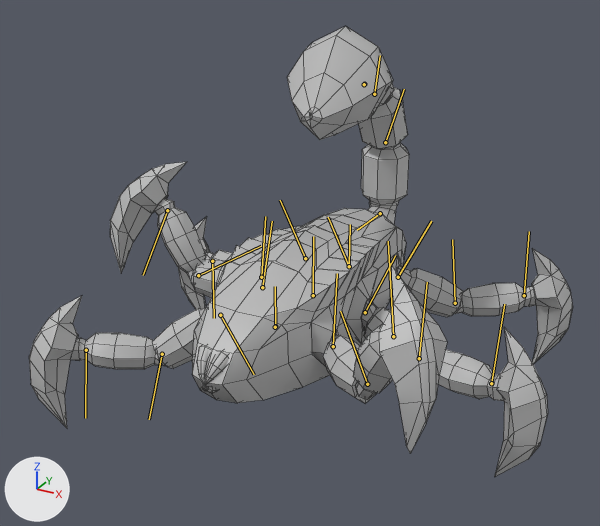
The FBX model Assets/IsaacB/IsaacAssets/ScorpionFinal.fbx: old version first, new version second.
One viewpoint serves both versions: a 50 mm lens placed at (3.96, -7.7, 4.12), pointed at (-0.08, -0.36, 0.45). Lighting does not change. The marker at lower left points along +X, +Y and +Z. Both versions are drawn at frame 12 of the action 'Take 001'; the numbers are the values there. The bones that bend it are drawn over the model as lines. Mesh edges are drawn as thin lines.

Names of what the first picture shows: 'Scorpion'.
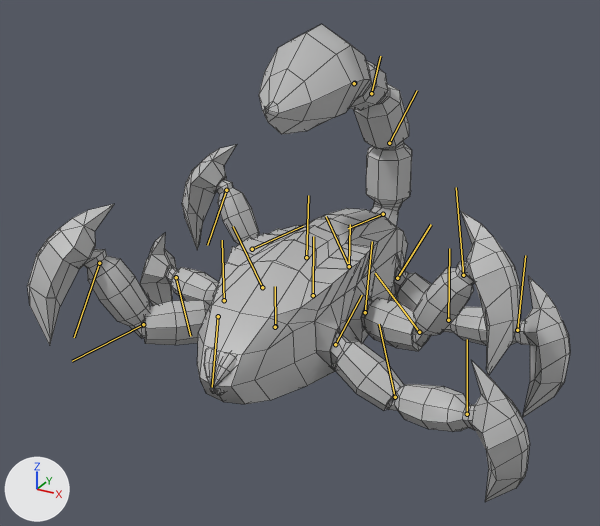
The change, as a diff of the scene's bpy script:
```diff
--- a/Assets/IsaacB/IsaacAssets/ScorpionFinal.fbx.py
+++ b/Assets/IsaacB/IsaacAssets/ScorpionFinal.fbx.py
@@ bone_spine_back @@
 bone_spine_back = bpy.data.objects['Armature'].pose.bones['spine_back']
-bone_spine_back.rotation_quaternion = (1.0, 0.0, 0.019, 0.0)  # degrees (0, 2, 0)
+bone_spine_back.rotation_quaternion = (1.0, 0.0, 0.0, 0.0)  # degrees (0, 0, 0)
@@ bone_spine_middle @@
 bone_spine_middle = bpy.data.objects['Armature'].pose.bones['spine_middle']  # child of 'spine_back'
-bone_spine_middle.location = (-0.1, 0.0, 3.6)
-bone_spine_middle.rotation_quaternion = (1.0, 0.0, -0.019, 0.0)  # degrees (0, -2, 0)
+bone_spine_middle.location = (0.0, 0.0, 0.0)
+bone_spine_middle.rotation_quaternion = (1.0, 0.0, 0.0, 0.0)  # degrees (0, 0, 0)
@@ bone_spine_front @@
 bone_spine_front = bpy.data.objects['Armature'].pose.bones['spine_front']  # child of 'spine_middle'
-bone_spine_front.rotation_quaternion = (1.0, 0.0, -0.012, 0.0)  # degrees (0, -1, 0)
+bone_spine_front.rotation_quaternion = (1.0, 0.0, 0.025, 0.0)  # degrees (0, 3, 0)
@@ bone_left_leg_front1 @@
 bone_left_leg_front1 = bpy.data.objects['Armature'].pose.bones['left_leg_front1']  # child of 'spine_front'
-bone_left_leg_front1.rotation_quaternion = (0.938, -0.003, -0.339, 0.071)  # degrees (-4, -39, 10)
+bone_left_leg_front1.rotation_quaternion = (0.978, 0.096, -0.1, -0.158)  # degrees (13, -9, -19)
@@ bone_left_leg_front2 @@
 bone_left_leg_front2 = bpy.data.objects['Armature'].pose.bones['left_leg_front2']  # child of 'left_leg_front1'
-bone_left_leg_front2.rotation_quaternion = (0.878, -0.001, 0.0, 0.479)  # degrees (0, 0, 57)
+bone_left_leg_front2.rotation_quaternion = (0.945, 0.0, 0.0, 0.328)  # degrees (0, 0, 38)
@@ bone_left_leg_front3 @@
 bone_left_leg_front3 = bpy.data.objects['Armature'].pose.bones['left_leg_front3']  # child of 'left_leg_front2'
-bone_left_leg_front3.rotation_quaternion = (0.963, 0.007, 0.0, -0.269)  # degrees (1, 0, -31)
+bone_left_leg_front3.rotation_quaternion = (1.0, 0.0, 0.0, 0.0)  # degrees (0, 0, 0)
@@ bone_right_leg_front1 @@
 bone_right_leg_front1 = bpy.data.objects['Armature'].pose.bones['right_leg_front1']  # child of 'spine_front'
-bone_right_leg_front1.rotation_quaternion = (0.93, 0.018, -0.283, -0.235)  # degrees (11, -31, -32)
+bone_right_leg_front1.rotation_quaternion = (0.926, -0.128, -0.354, 0.033)  # degrees (-20, -40, 11)
@@ bone_right_leg_front2 @@
 bone_right_leg_front2 = bpy.data.objects['Armature'].pose.bones['right_leg_front2']  # child of 'right_leg_front1'
-bone_right_leg_front2.rotation_quaternion = (0.941, 0.0, 0.0, 0.338)  # degrees (0, 0, 40)
+bone_right_leg_front2.rotation_quaternion = (0.866, 0.0, 0.0, 0.501)  # degrees (0, 0, 60)
@@ bone_right_leg_front3 @@
 bone_right_leg_front3 = bpy.data.objects['Armature'].pose.bones['right_leg_front3']  # child of 'right_leg_front2'
-bone_right_leg_front3.rotation_quaternion = (0.997, -0.002, 0.0, 0.082)  # degrees (0, 0, 9)
+bone_right_leg_front3.rotation_quaternion = (0.971, 0.006, 0.0, -0.24)  # degrees (1, 0, -28)
@@ bone_left_leg_middle1 @@
 bone_left_leg_middle1 = bpy.data.objects['Armature'].pose.bones['left_leg_middle1']  # child of 'spine_middle'
-bone_left_leg_middle1.rotation_quaternion = (0.985, -0.034, -0.11, -0.128)  # degrees (-2, -13, -14)
+bone_left_leg_middle1.rotation_quaternion = (0.972, -0.091, -0.192, 0.097)  # degrees (-13, -21, 14)
@@ bone_left_leg_middle2 @@
 bone_left_leg_middle2 = bpy.data.objects['Armature'].pose.bones['left_leg_middle2']  # child of 'left_leg_middle1'
-bone_left_leg_middle2.rotation_quaternion = (0.98, 0.0, 0.0, 0.198)  # degrees (0, 0, 23)
+bone_left_leg_middle2.rotation_quaternion = (0.883, -0.001, 0.0, 0.469)  # degrees (0, 0, 56)
@@ bone_left_leg_middle3 @@
 bone_left_leg_middle3 = bpy.data.objects['Armature'].pose.bones['left_leg_middle3']  # child of 'left_leg_middle2'
-bone_left_leg_middle3.rotation_quaternion = (0.997, -0.002, 0.0, 0.079)  # degrees (0, 0, 9)
+bone_left_leg_middle3.rotation_quaternion = (0.963, 0.007, 0.0, -0.27)  # degrees (1, 0, -31)
@@ bone_right_leg_middle1 @@
 bone_right_leg_middle1 = bpy.data.objects['Armature'].pose.bones['right_leg_middle1']  # child of 'spine_middle'
-bone_right_leg_middle1.rotation_quaternion = (0.976, 0.127, 0.148, 0.094)  # degrees (17, 15, 13)
+bone_right_leg_middle1.rotation_quaternion = (0.976, -0.008, -0.096, -0.194)  # degrees (1, -11, -23)
@@ bone_right_leg_middle2 @@
 bone_right_leg_middle2 = bpy.data.objects['Armature'].pose.bones['right_leg_middle2']  # child of 'right_leg_middle1'
-bone_right_leg_middle2.rotation_quaternion = (0.889, 0.001, 0.0, 0.458)  # degrees (0, 0, 54)
+bone_right_leg_middle2.rotation_quaternion = (0.956, 0.0, 0.0, 0.292)  # degrees (0, 0, 34)
@@ bone_right_leg_middle3 @@
 bone_right_leg_middle3 = bpy.data.objects['Armature'].pose.bones['right_leg_middle3']  # child of 'right_leg_middle2'
-bone_right_leg_middle3.rotation_quaternion = (0.973, 0.006, 0.0, -0.229)  # degrees (1, 0, -26)
+bone_right_leg_middle3.rotation_quaternion = (1.0, 0.0, 0.0, 0.0)  # degrees (0, 0, 0)
@@ bone_left_leg_back1 @@
 bone_left_leg_back1 = bpy.data.objects['Armature'].pose.bones['left_leg_back1']  # child of 'spine_back'
-bone_left_leg_back1.rotation_quaternion = (0.959, -0.07, 0.227, -0.157)  # degrees (-13, 24, -21)
+bone_left_leg_back1.rotation_quaternion = (0.982, -0.072, -0.095, -0.146)  # degrees (-7, -12, -16)
@@ bone_right_leg_back @@
 bone_right_leg_back = bpy.data.objects['Armature'].pose.bones['right_leg_back']  # child of 'spine_back'
-bone_right_leg_back.rotation_quaternion = (0.976, 0.063, -0.046, -0.205)  # degrees (8, -4, -24)
+bone_right_leg_back.rotation_quaternion = (0.996, 0.073, 0.017, 0.048)  # degrees (9, 1, 6)
@@ bone_right_leg_back1 @@
 bone_right_leg_back1 = bpy.data.objects['Armature'].pose.bones['right_leg_back1']  # child of 'right_leg_back'
-bone_right_leg_back1.rotation_quaternion = (0.958, 0.0, 0.0, 0.287)  # degrees (0, 0, 33)
+bone_right_leg_back1.rotation_quaternion = (0.863, 0.001, 0.0, 0.505)  # degrees (0, 0, 61)
@@ bone_right_leg_back2 @@
 bone_right_leg_back2 = bpy.data.objects['Armature'].pose.bones['right_leg_back2']  # child of 'right_leg_back1'
-bone_right_leg_back2.rotation_quaternion = (1.0, 0.0, 0.0, 0.011)  # degrees (0, 0, 1)
+bone_right_leg_back2.rotation_quaternion = (0.955, 0.008, 0.0, -0.296)  # degrees (1, 0, -34)
@@ bone_tail1 @@
 bone_tail1 = bpy.data.objects['Armature'].pose.bones['tail1']  # child of 'joint1'
-bone_tail1.rotation_quaternion = (0.999, 0.033, 0.004, 0.0)  # degrees (4, 0, 0)
+bone_tail1.rotation_quaternion = (0.999, -0.034, -0.004, 0.0)  # degrees (-4, 0, 0)
@@ bone_tail3 @@
 bone_tail3 = bpy.data.objects['Armature'].pose.bones['tail3']  # child of 'tail2'
-bone_tail3.rotation_quaternion = (1.0, 0.007, 0.014, -0.002)  # degrees (1, 2, 0)
+bone_tail3.rotation_quaternion = (1.0, 0.0, 0.0, 0.0)  # degrees (0, 0, 0)
```

Pixel boxes [x1, y1, x2, y2] of what changed, in the pictures (600 x 526 px):
'Scorpion', posed (6% taller): before [29, 26, 573, 476]; after [27, 24, 570, 502]
bone 'left_leg_front1', root to tip: before (333, 346) to (337, 273); after (335, 344) to (362, 295)
bone 'left_leg_front2', root to tip: before (367, 384) to (340, 311); after (395, 397) to (379, 324)
bone 'left_leg_front3', root to tip: before (393, 336) to (388, 241); after (467, 414) to (467, 339)
bone 'right_leg_front1', root to tip: before (220, 315) to (254, 374); after (218, 316) to (212, 387)
bone 'right_leg_front2', root to tip: before (162, 354) to (149, 419); after (143, 324) to (72, 361)
bone 'right_leg_front3', root to tip: before (86, 350) to (85, 418); after (99, 263) to (74, 337)
bone 'left_leg_middle1', root to tip: before (365, 312) to (395, 255); after (365, 312) to (372, 241)
bone 'left_leg_middle2', root to tip: before (419, 358) to (427, 282); after (419, 332) to (375, 273)
bone 'left_leg_middle3', root to tip: before (491, 383) to (504, 304); after (463, 275) to (456, 187)
bone 'right_leg_middle1', root to tip: before (262, 287) to (272, 221); after (262, 287) to (233, 226)
bone 'right_leg_middle2', root to tip: before (198, 275) to (261, 246); after (224, 300) to (222, 240)
bone 'right_leg_middle3', root to tip: before (167, 210) to (143, 275); after (176, 277) to (190, 336)
bone 'left_leg_back1', root to tip: before (398, 277) to (431, 221); after (397, 278) to (431, 224)
bone 'right_leg_back', root to tip: before (305, 258) to (280, 200); after (306, 257) to (308, 195)
bone 'right_leg_back1', root to tip: before (261, 277) to (265, 216); after (252, 249) to (303, 226)
bone 'right_leg_back2', root to tip: before (212, 261) to (214, 318); after (226, 190) to (207, 245)
bone 'tail1', root to tip: before (380, 213) to (357, 230); after (383, 214) to (348, 228)
bone 'tail3', root to tip: before (374, 94) to (380, 55); after (371, 93) to (380, 56)
